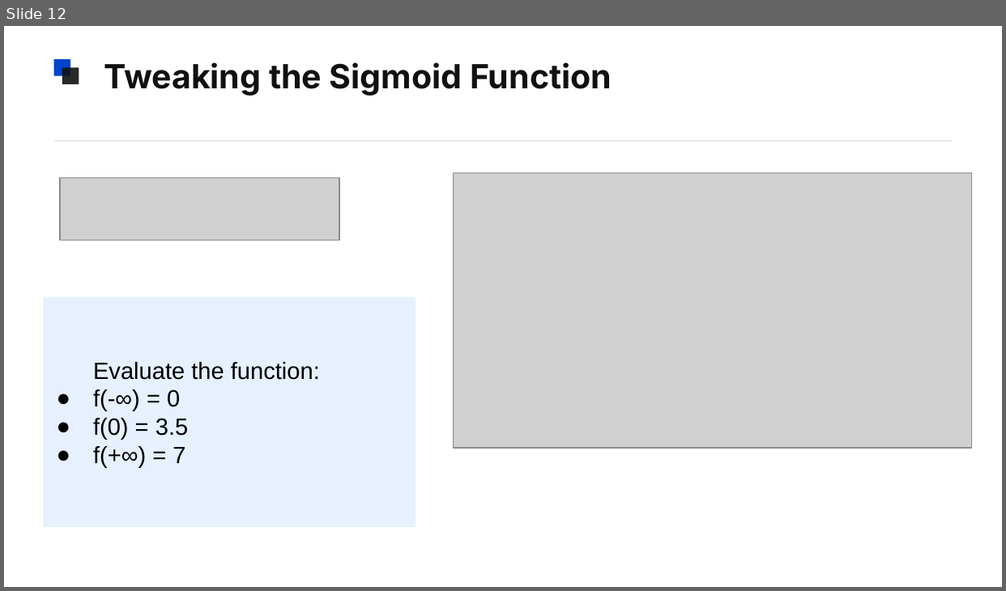
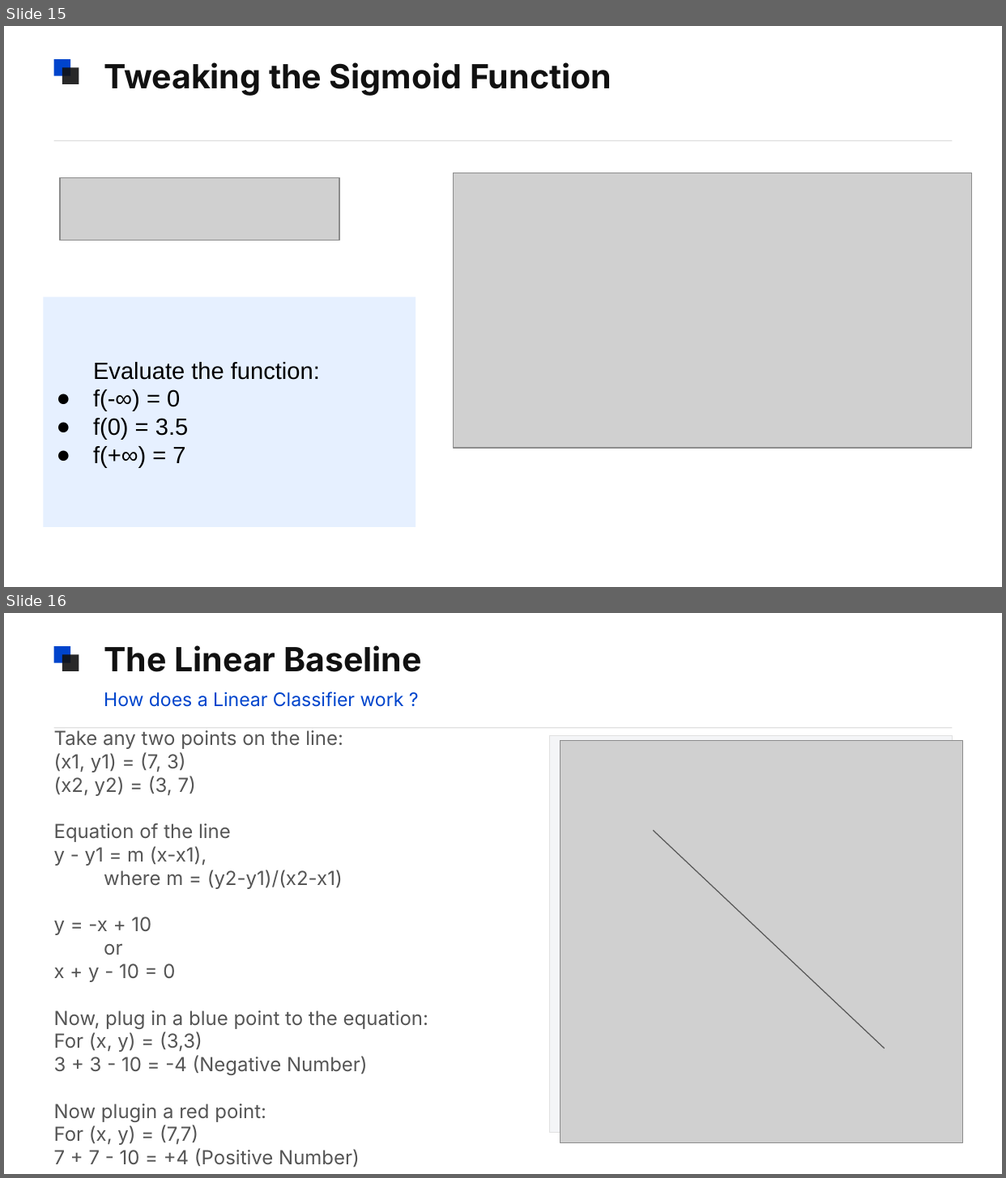
Before and after one commit to brinda-25/workshop, a slide deck: Day2/Data_Science_Interview_Mastery.pptx. Shown one above the other, each under a label of ours: slide 12 before the commit, slides 15 and 16 after it. The pictures are 1006x591 and 1006x1178 pixels, drawn with LibreOffice and Linux fonts; fonts in the diff are those of the drawing; grey boxes stand for pictures. Boxes give left, top, right and bottom in pixels: in the first picture for what was removed or moved away, otherwise in the second. Text is boxed around its words. In the diff, an @@ line names an element or a change of style, - is before the commit and + after.

```diff
--- a/Day2/Data_Science_Interview_Mastery.pptx
+++ b/Day2/Data_Science_Interview_Mastery.pptx
@@ slide 16 added at <box>4,613,1002,1174</box>, background #FFFFFF @@
@@ rectangle added at <box>54,646,71,663</box>, fill #0044CC @@
@@ rectangle added at <box>62,655,79,672</box>, fill #111111 at 90% opacity @@
@@ text added at <box>104,645,422,672</box>, 24 pt, text #111111, bold @@
+The Linear Baseline
@@ text added at <box>104,692,404,707</box>, 13.5 pt, text #0044CC @@
+How does a Linear Classifier work ?
@@ rectangle added at <box>54,728,952,729</box>, fill #E0E0E0 @@
@@ text added at <box>54,730,428,1168</box>, 14 pt, text #555555 @@
+Take any two points on the line:
+(x1, y1) = (7, 3)
+(x2, y2) = (3, 7)
+Equation of the line
+y - y1 = m (x-x1),
+where m = (y2-y1)/(x2-x1)
+y = -x + 10
+or
+x + y - 10 = 0
+Now, plug in a blue point to the equation:
+For (x, y) = (3,3)
+3 + 3 - 10 = -4 (Negative Number)
+Now plugin a red point:
+For (x, y) = (7,7)
+7 + 7 - 10 = +4 (Positive Number)
@@ rectangle added at <box>550,736,952,1133</box>, fill #F4F5F7, outline #E0E0E0 0.75 pt @@
@@ picture added at <box>560,741,962,1143</box> @@
@@ line added from (653, 831) to (884, 1049), #595959 0.75 pt @@
@@ what was slide 12 is now slide 15 @@
```
Also in this commit, not shown: 8 slides changed, 1 other slide added, 1 slide removed.
